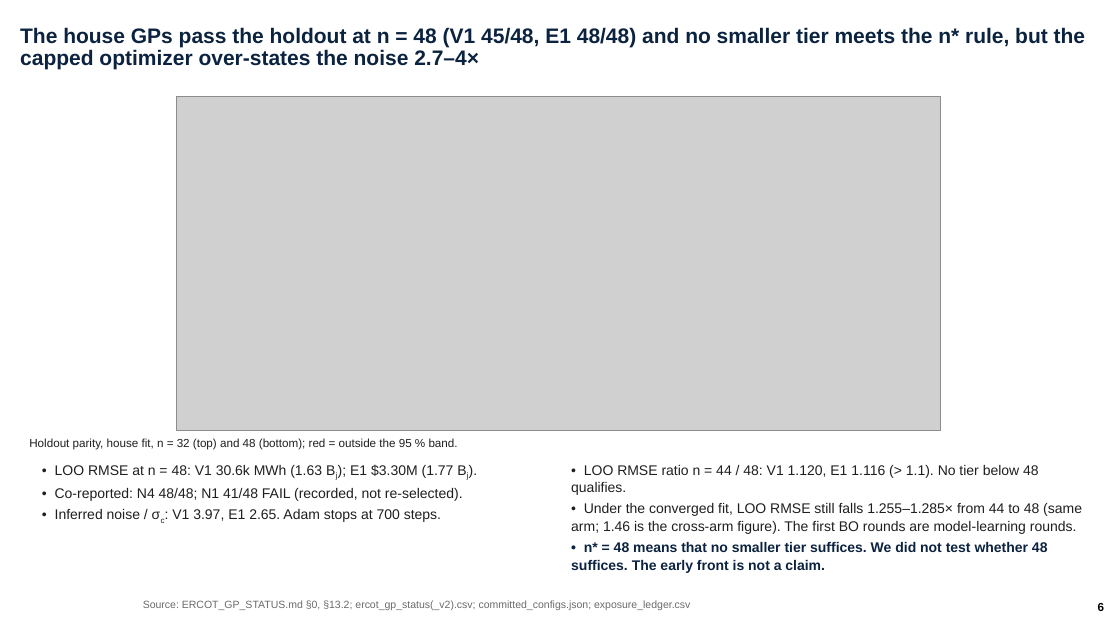
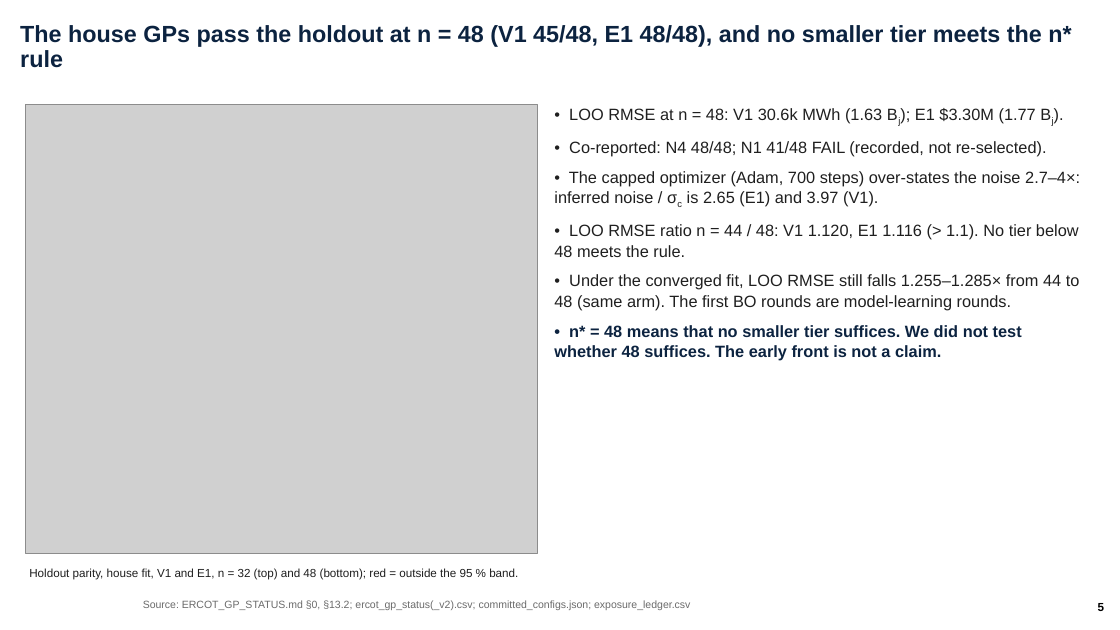
Before and after one commit to ylu283/RTS-GMLC, a slide deck: slide 5 of trial_0826/ercot/analysis/pi_overnight_1124/ercot_overnight.pptx (slide 6 before the commit). Drawn at 1120x630 pixels with LibreOffice and Linux fonts; fonts in the diff are those of the drawing; grey boxes stand for pictures; background and template pictures are left out. Boxes give left, top, right and bottom in pixels: in the first picture for what was removed or moved away, otherwise in the second. Text is boxed around its words. In the diff, an @@ line names an element or a change of style, - is before the commit and + after.

```diff
--- a/trial_0826/ercot/analysis/pi_overnight_1124/ercot_overnight.pptx
+++ b/trial_0826/ercot/analysis/pi_overnight_1124/ercot_overnight.pptx
@@ title at bbox=[20, 25, 1071, 68]: text changed; size 18 to 20 pt @@
-The house GPs pass the holdout at n = 48 (V1 45/48, E1 48/48) and no smaller tier meets the n* rule, but the capped optimizer over-states the noise 2.7–4×
+The house GPs pass the holdout at n = 48 (V1 45/48, E1 48/48), and no smaller tier meets the n* rule
@@ picture: place and size @@
-picture at bbox=[176, 97, 941, 431]
+picture at bbox=[25, 105, 538, 554]
@@ text "• LOO RMSE at n ...": place and size @@
-text "• LOO RMSE at n ..." at bbox=[55, 465, 463, 522]
+text "• LOO RMSE at n ..." at bbox=[554, 108, 1080, 361]
@@ text at bbox=[569, 108, 1047, 156]: size 12 to 14 pt in "• LOO RMSE at n = 48: ...", "• Co-reported: N4 48/48; N1 41/48 FAIL ..."; more space between paragraphs @@
@@ text at bbox=[554, 171, 1080, 361]: text changed; size 12 to 14 pt @@
-• Inferred noise / σc: V1 3.97, E1 2.65. Adam stops at 700 steps.
+• The capped optimizer (Adam, 700 steps) over-states the noise 2.7–4×: inferred noise / σc is 2.65 (E1) and 3.97 (V1).
+• LOO RMSE ratio n = 44 / 48: V1 1.120, E1 1.116 (> 1.1). No tier below 48 meets the rule.
+• Under the converged fit, LOO RMSE still falls 1.255–1.285× from 44 to 48 (same arm). The first BO rounds are model-learning rounds.
+• n* = 48 means that no smaller tier suffices. We did not test whether 48 suffices. The early front is not a claim.
@@ text removed at bbox=[571, 465, 1082, 573] @@
-• LOO RMSE ratio n = 44 / 48: V1 1.120, E1 1.116 (> 1.1). No tier below 48 qualifies.
-• Under the converged fit, LOO RMSE still falls 1.255–1.285× from 44 to 48 (same arm; 1.46 is the cross-arm figure). The first BO rounds are model-learning rounds.
-• n* = 48 means that no smaller tier suffices. We did not test whether 48 suffices. The early front is not a claim.
@@ text at bbox=[29, 568, 518, 580]: text changed @@
-Holdout parity, house fit, n = 32 (top) and 48 (bottom); red = outside the 95 % band.
+Holdout parity, house fit, V1 and E1, n = 32 (top) and 48 (bottom); red = outside the 95 % band.
```
Also in this commit, not shown: 22 other slides changed, 1 slide added, 15 other files.
